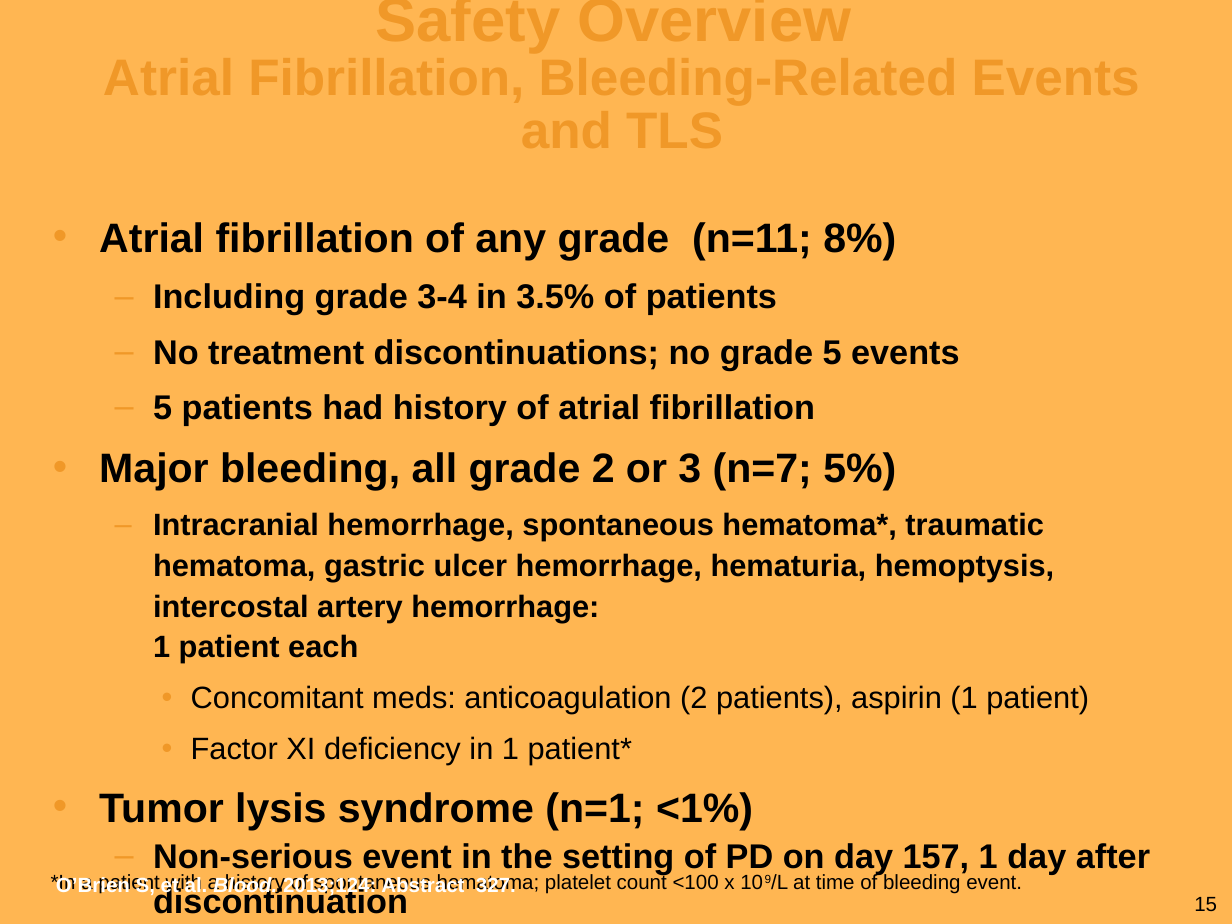
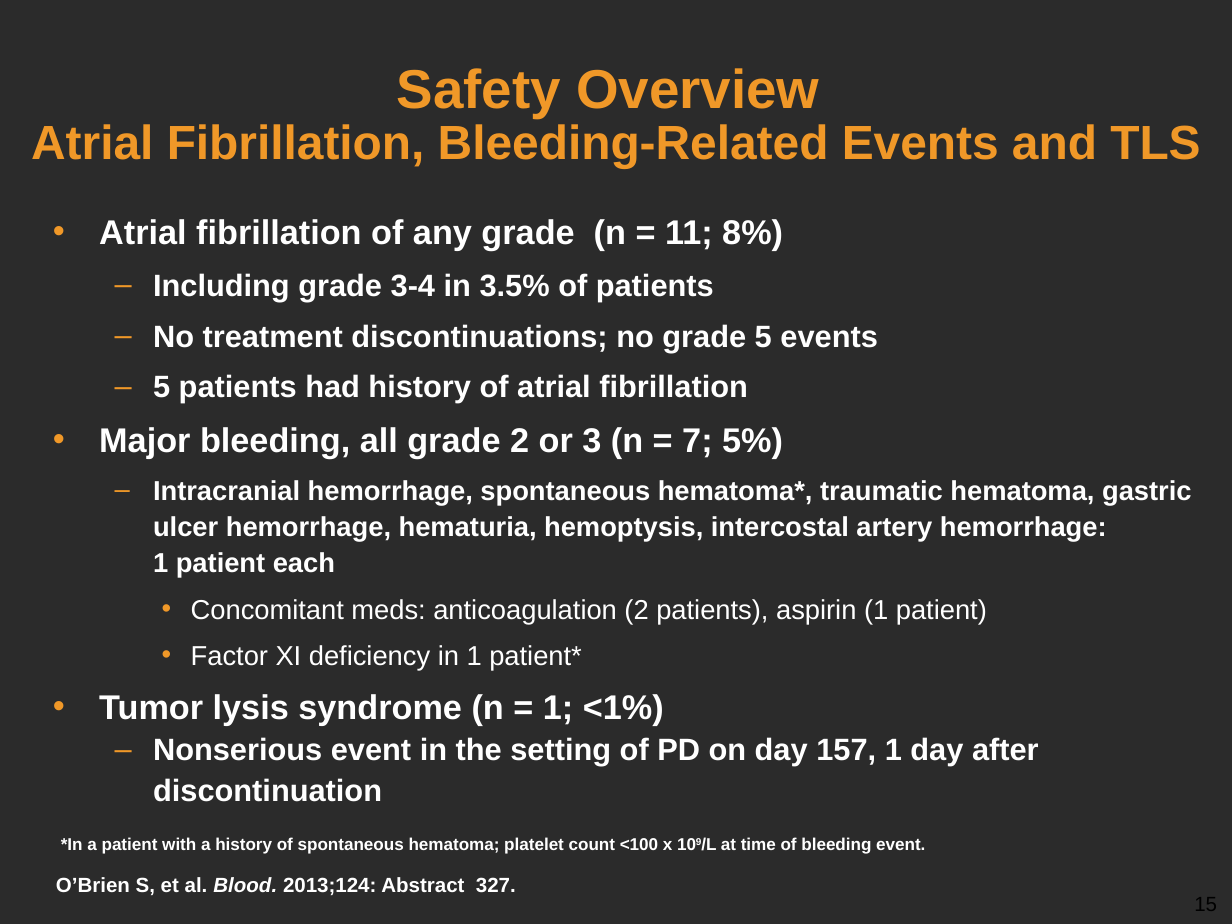
Before and after one commit to bdegiglio-onco/Projects, a slide deck: slide 15 of Active/PI4VPO108-ASH VPS EXUS-BD/ASH 2014_OBrien Abs327_HT.pptx. Drawn at 1232x924 pixels with LibreOffice and Linux fonts; fonts in the diff are those of the drawing; background and template pictures are left out; a plain dark background stands for a picture behind light text. Boxes give left, top, right and bottom in pixels: in the first picture for what was removed or moved away, otherwise in the second. Text is boxed around its words. In the diff, an @@ line names an element or a change of style, - is before the commit and + after.

```diff
--- a/Active/PI4VPO108-ASH VPS EXUS-BD/ASH 2014_OBrien Abs327_HT.pptx
+++ b/Active/PI4VPO108-ASH VPS EXUS-BD/ASH 2014_OBrien Abs327_HT.pptx
@@ title "Safety Overview Atrial Fibrillation, Bleeding-Related ..." moved from (x1=99, y1=222, x2=414, y2=491) to (x1=31, y1=68, x2=1200, y2=168) @@
@@ title "Safety Overview Atrial Fibrillation, Bleeding-Related ..." at (x1=31, y1=68, x2=1200, y2=168): size 36 to 32 pt in "Safety Overview"; size 30 to 28 pt in "Atrial Fibrillation, Bleeding-Related Events and TLS" @@
@@ text at (x1=99, y1=219, x2=783, y2=251): text changed; size 24 to 20 pt; text colour #000000 to #FFFFFF @@
-• Atrial fibrillation of any grade (n=11; 8%)
+• Atrial fibrillation of any grade (n = 11; 8%)
@@ text at (x1=153, y1=273, x2=1191, y2=671): size 20 to 18 pt in "Including grade 3-4 in 3.5% of patients", "No treatment discontinuations; no grade 5 events", "5 patients had history of atrial fibrillation"; text colour #000000 to #FFFFFF in "Including grade 3-4 in 3.5% of patients", "No treatment discontinuations; no grade 5 events", "5 patients had history of atrial fibrillation", "Intracranial hemorrhage, spontaneous hematoma*, traumatic he ..." and 2 more places; size 18 to 16 pt in "Intracranial hemorrhage, spontaneous hematoma*, traumatic he ...", "Concomitant meds: anticoagulation (2 patients), aspirin (1 ...", "Factor XI deficiency in 1 patient*" @@
@@ text at (x1=99, y1=427, x2=783, y2=459): text changed; size 24 to 20 pt; text colour #000000 to #FFFFFF @@
-• Major bleeding, all grade 2 or 3 (n=7; 5%)
+• Major bleeding, all grade 2 or 3 (n = 7; 5%)
@@ text at (x1=99, y1=694, x2=1039, y2=802): text changed; size 20 to 18 pt; text colour #000000 to #FFFFFF @@
-• Tumor lysis syndrome (n=1; <1%)
-  – Non-serious event in the setting of PD on day 157, 1 day after discontinuation
+• Tumor lysis syndrome (n = 1; <1%)
+  – Nonserious event in the setting of PD on day 157, 1 day after discontinuation
@@ text "*In a patient with a ..." moved from (x1=51, y1=873, x2=1022, y2=894) to (x1=61, y1=837, x2=925, y2=854) @@
@@ text "*In a patient with a ..." at (x1=61, y1=837, x2=925, y2=854): size 12 to 10 pt, text colour #000000 to #FFFFFF, bold on @@
```
Also in this commit, not shown: 1 other slide changed, 28 other files.
